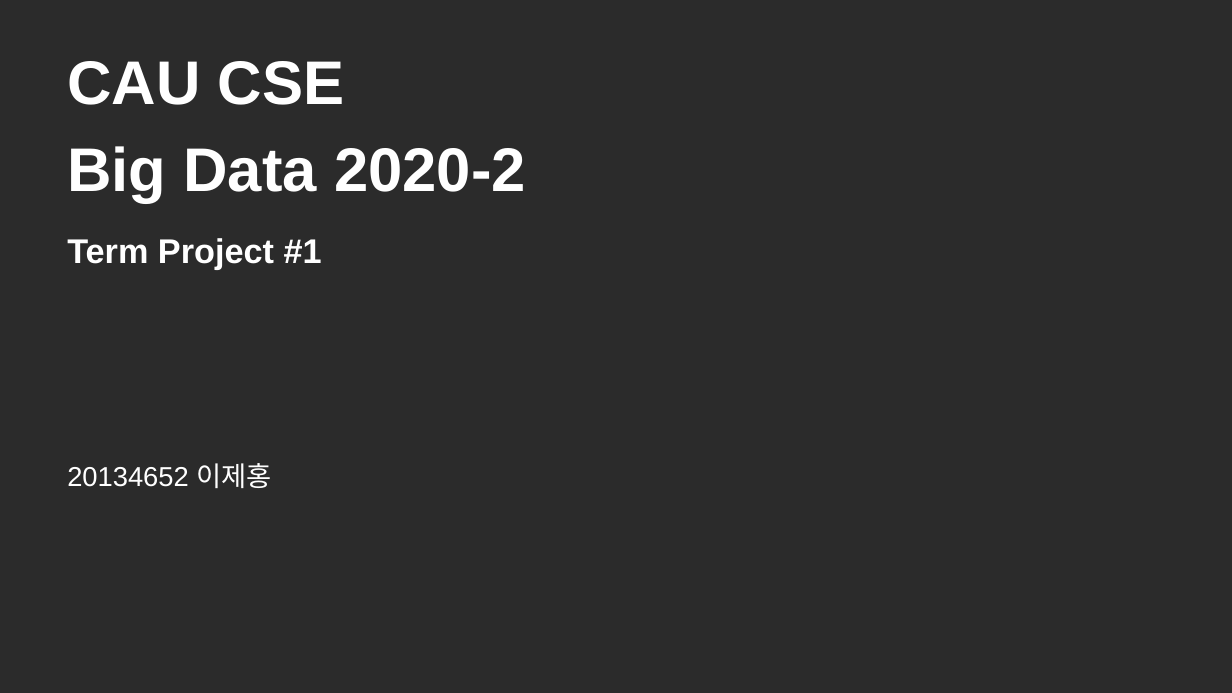
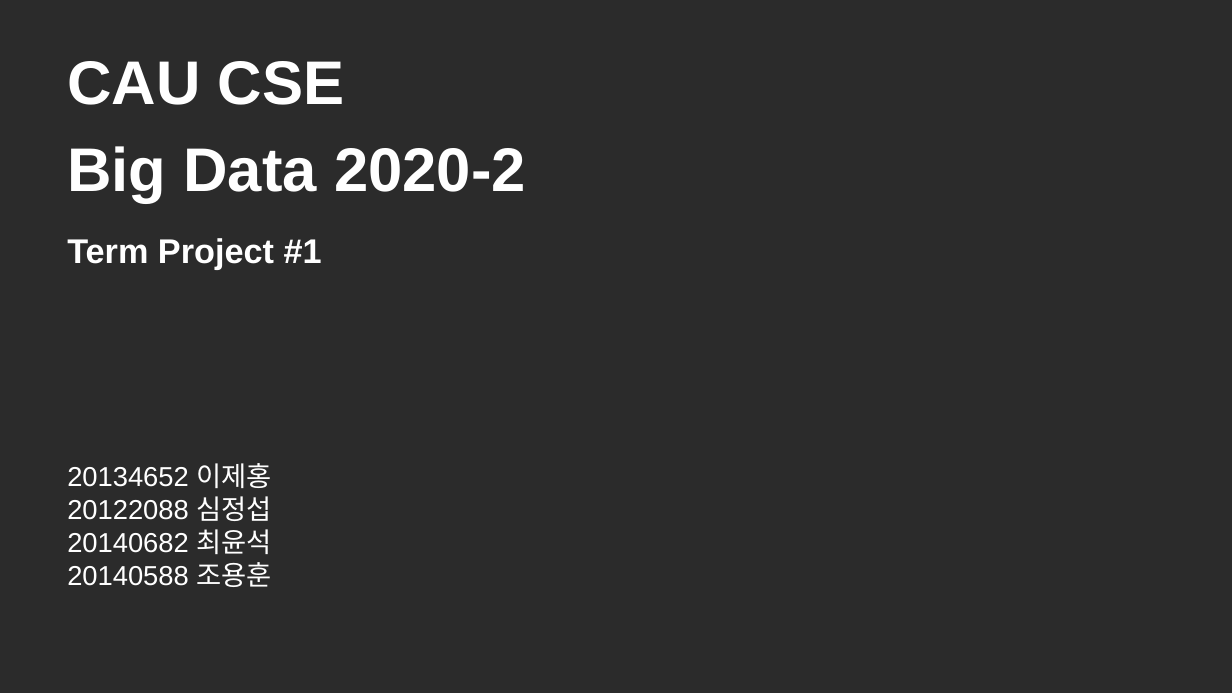
Before and after one commit to yusa-imit/cse20_bigdata_recommender, a slide deck: slide 1 of docs/final_report.pptx. Drawn at 1232x693 pixels with LibreOffice and Linux fonts; fonts in the diff are those of the drawing; background and template pictures are left out; a plain dark background stands for a picture behind light text. Boxes give left, top, right and bottom in pixels: in the first picture for what was removed or moved away, otherwise in the second. Text is boxed around its words. In the diff, an @@ line names an element or a change of style, - is before the commit and + after.

Commit message:
ppt update

```diff
--- a/docs/final_report.pptx
+++ b/docs/final_report.pptx
@@ text at (x1=67, y1=496, x2=271, y2=587): paragraphs added @@
+20122088 심정섭
+20140682 최윤석
+20140588 조용훈
```
